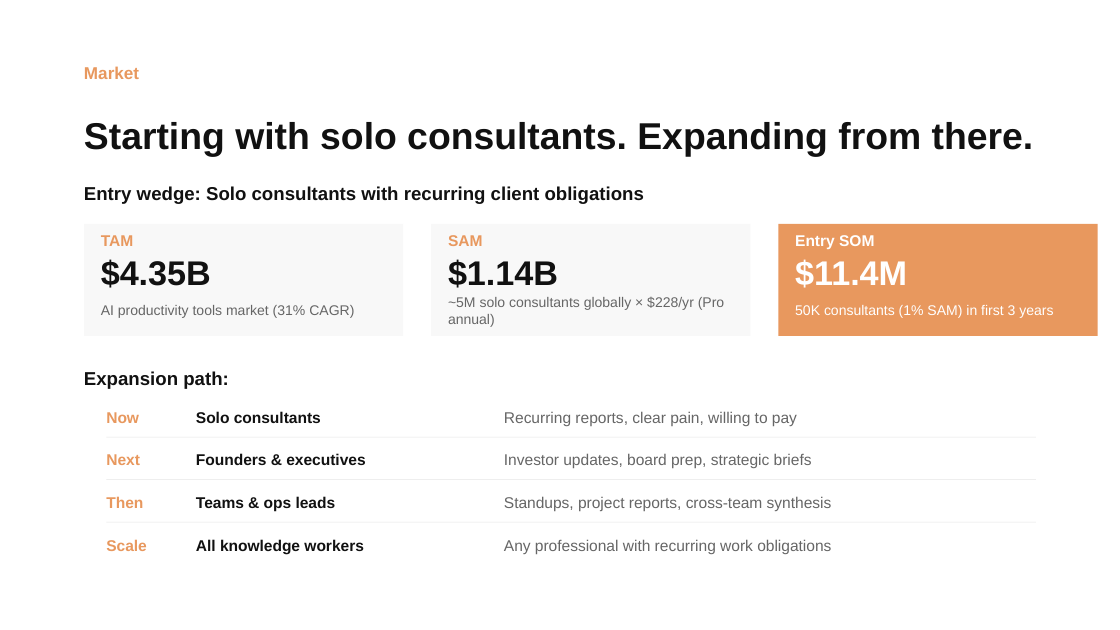
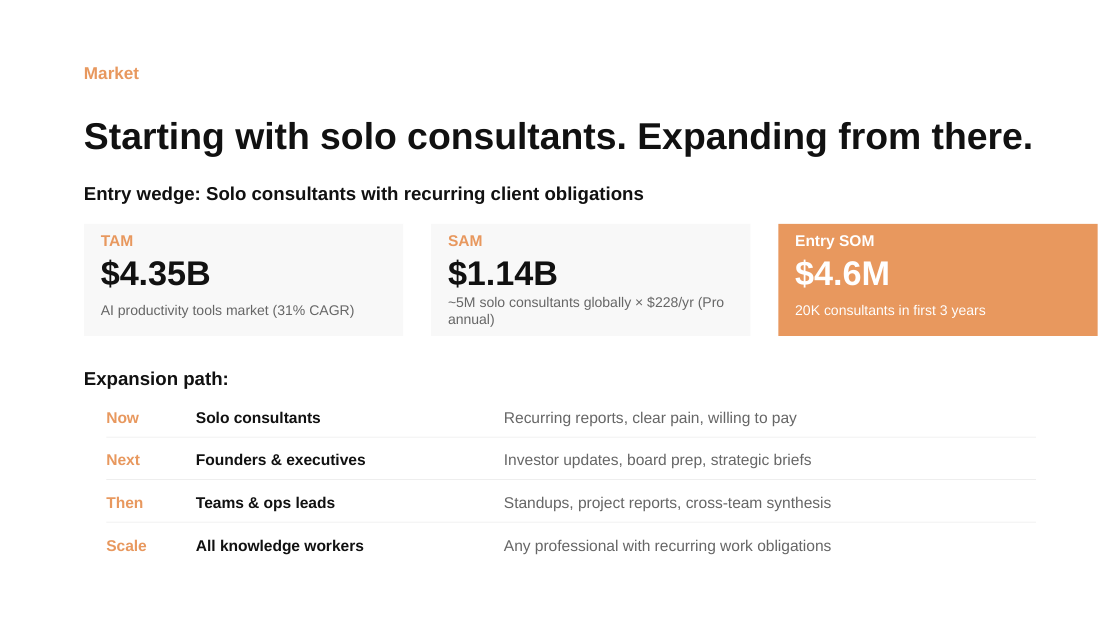
Before and after one commit to Kvkthecreator/yarnnnn, a slide deck: slide 12 of docs/working_docs/investors/IR Deck - yarnnn - March 2026.pptx (slide 13 before the commit). Drawn at 1120x630 pixels with LibreOffice and Linux fonts; fonts in the diff are those of the drawing. Boxes give left, top, right and bottom in pixels: in the first picture for what was removed or moved away, otherwise in the second. Text is boxed around its words. In the diff, an @@ line names an element or a change of style, - is before the commit and + after.

```diff
--- a/docs/working_docs/investors/IR Deck - yarnnn - March 2026.pptx
+++ b/docs/working_docs/investors/IR Deck - yarnnn - March 2026.pptx
@@ text at [795,259,890,288]: text changed @@
-$11.4M
+$4.6M
@@ text at [795,305,986,318]: text changed @@
-50K consultants (1% SAM) in first 3 years
+20K consultants in first 3 years
```
Also in this commit, not shown: 12 other slides changed, 1 slide added, 1 slide removed, 7 other files.
